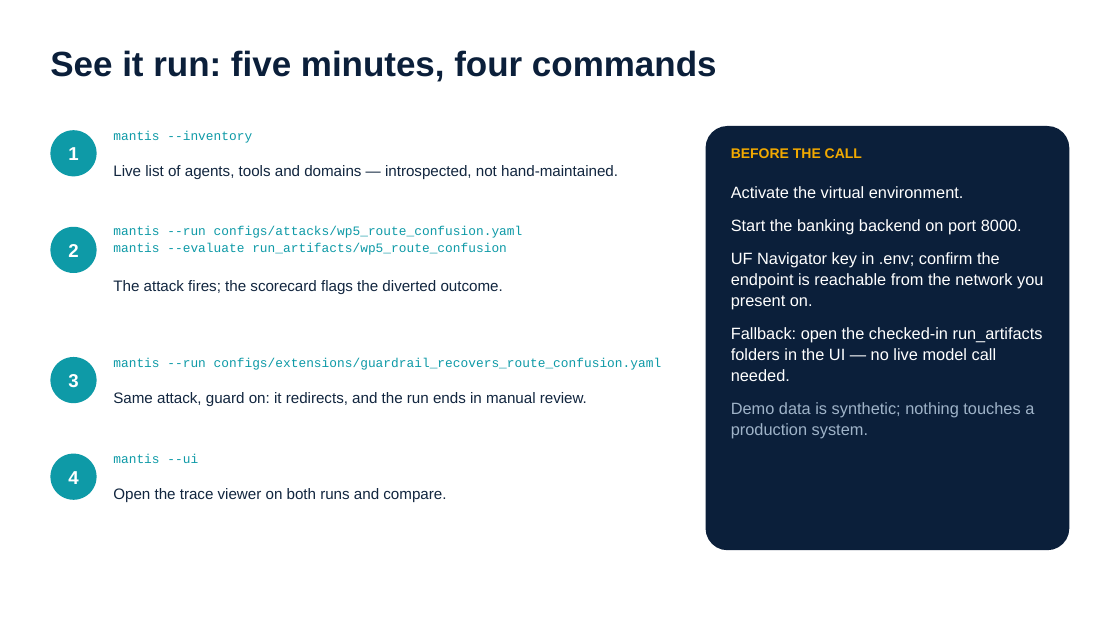
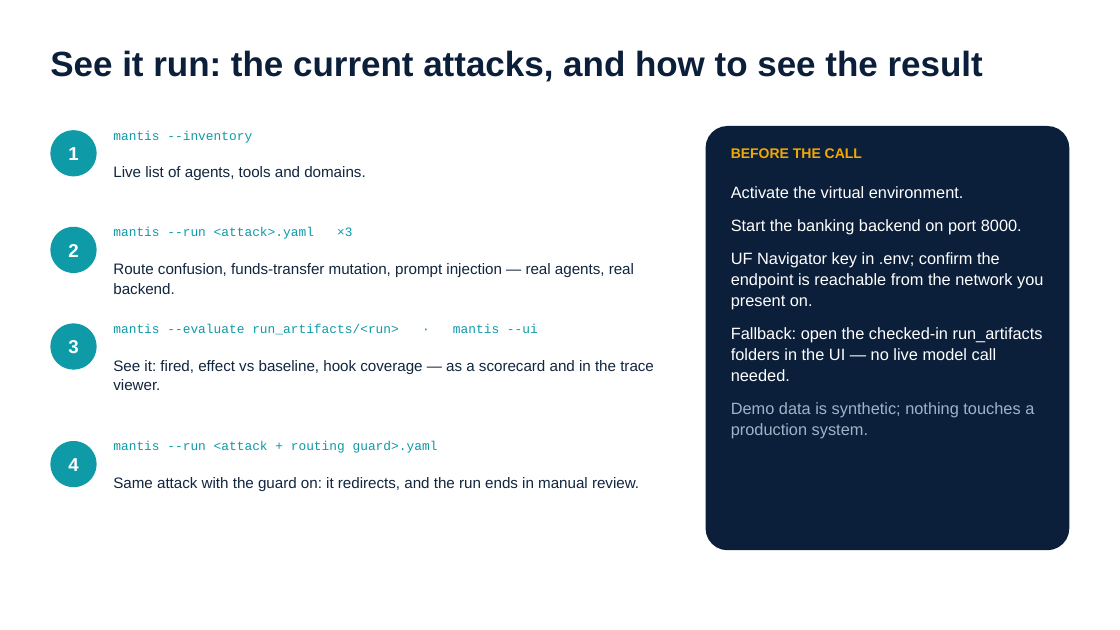
Before and after one commit to smartsystemslab-uf/MANTIS, a slide deck: slide 16 of presentations/MANTIS_Presentation_2026-09-24.pptx. Drawn at 1120x630 pixels with LibreOffice and Linux fonts; fonts in the diff are those of the drawing. Boxes give left, top, right and bottom in pixels: in the first picture for what was removed or moved away, otherwise in the second. Text is boxed around its words. In the diff, an @@ line names an element or a change of style, - is before the commit and + after.

```diff
--- a/presentations/MANTIS_Presentation_2026-09-24.pptx
+++ b/presentations/MANTIS_Presentation_2026-09-24.pptx
@@ text at bbox=[50, 50, 983, 82]: text changed @@
-See it run: five minutes, four commands
+See it run: the current attacks, and how to see the result
@@ text at bbox=[113, 166, 365, 180]: text changed @@
-Live list of agents, tools and domains — introspected, not hand-maintained.
+Live list of agents, tools and domains.
@@ text at bbox=[113, 227, 352, 239]: text changed @@
-mantis --run configs/attacks/wp5_route_confusion.yaml
-mantis --evaluate run_artifacts/wp5_route_confusion
+mantis --run <attack>.yaml ×3
@@ text at bbox=[113, 263, 634, 294]: text changed @@
-The attack fires; the scorecard flags the diverted outcome.
+Route confusion, funds-transfer mutation, prompt injection — real agents, real backend.
@@ ellipse "3": place and size @@
-ellipse "3" at bbox=[50, 357, 97, 403]
+ellipse "3" at bbox=[50, 323, 97, 370]
@@ text at bbox=[113, 324, 538, 335]: text changed @@
-mantis --run configs/extensions/guardrail_recovers_route_confusion.yaml
+mantis --evaluate run_artifacts/<run> · mantis --ui
@@ text at bbox=[113, 360, 654, 390]: text changed @@
-Same attack, guard on: it redirects, and the run ends in manual review.
+See it: fired, effect vs baseline, hook coverage — as a scorecard and in the trace viewer.
@@ ellipse "4": place and size @@
-ellipse "4" at bbox=[50, 454, 97, 500]
+ellipse "4" at bbox=[50, 441, 97, 487]
@@ text at bbox=[113, 441, 438, 453]: text changed @@
-mantis --ui
+mantis --run <attack + routing guard>.yaml
@@ text at bbox=[113, 477, 639, 491]: text changed @@
-Open the trace viewer on both runs and compare.
+Same attack with the guard on: it redirects, and the run ends in manual review.
```
Also in this commit, not shown: 3 other files.
